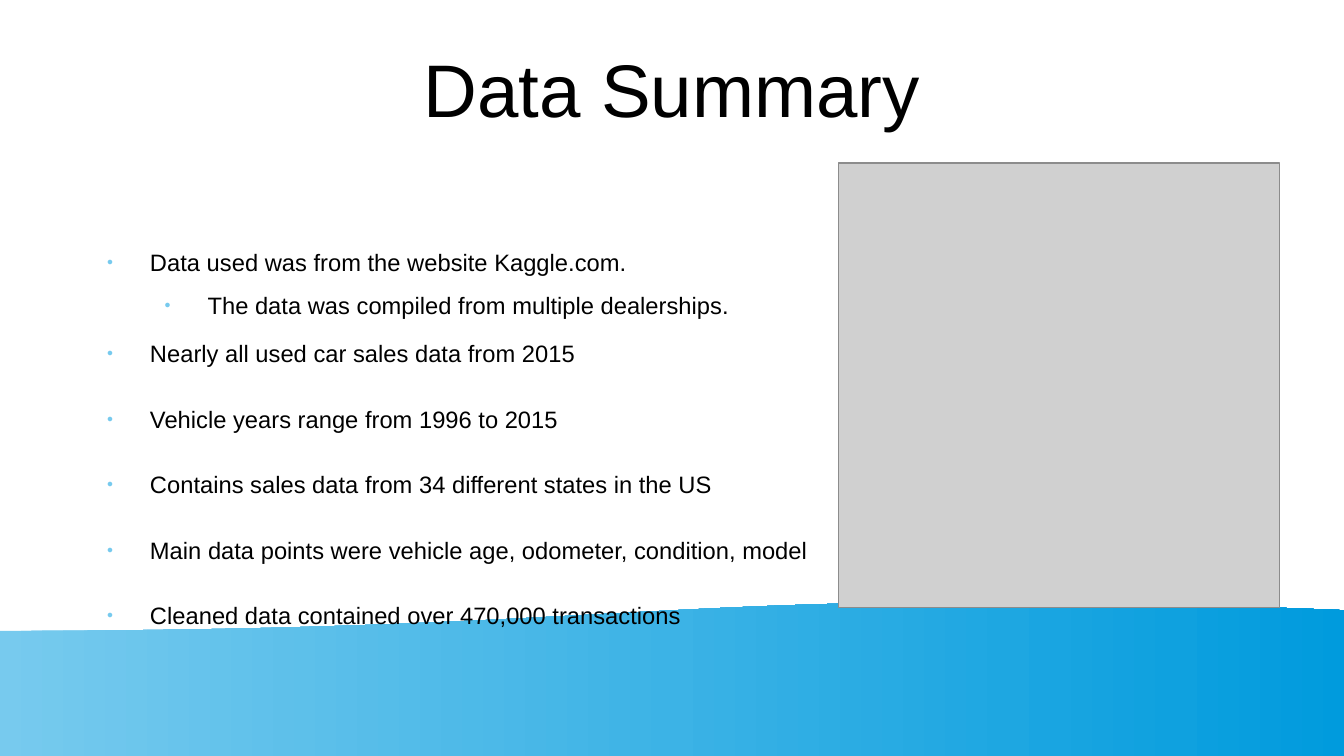
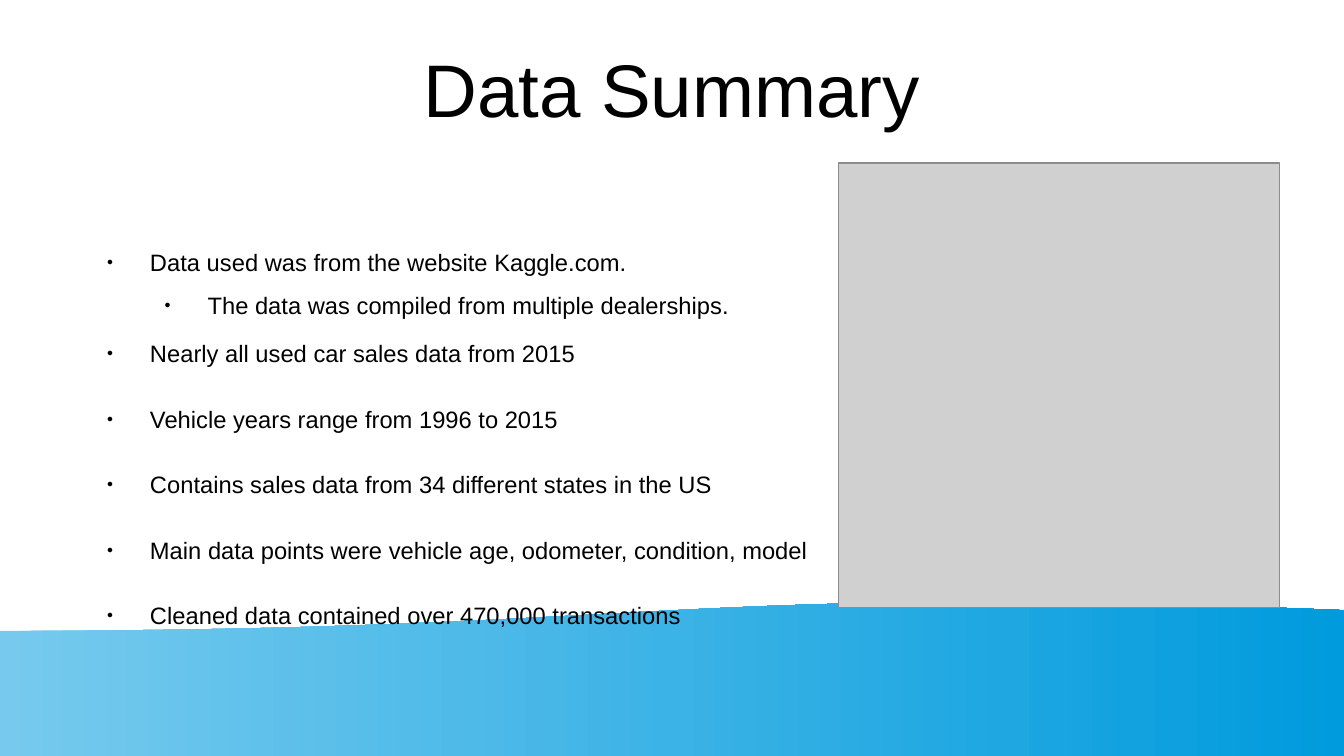
Before and after one commit to sbowler/project-one, a slide deck: slide 4 of presentations/project1_presentation.pptx. Drawn at 1344x756 pixels with LibreOffice and Linux fonts; fonts in the diff are those of the drawing; grey boxes stand for pictures. Boxes give left, top, right and bottom in pixels: in the first picture for what was removed or moved away, otherwise in the second. Text is boxed around its words. In the diff, an @@ line names an element or a change of style, - is before the commit and + after.

```diff
--- a/presentations/project1_presentation.pptx
+++ b/presentations/project1_presentation.pptx
@@ text "Data used was from the ..." at box(150, 253, 807, 629): line spacing 1 to 0.9; bullet colour #77CAEE to #000000 @@
```
Also in this commit, not shown: 2 other slides changed.
